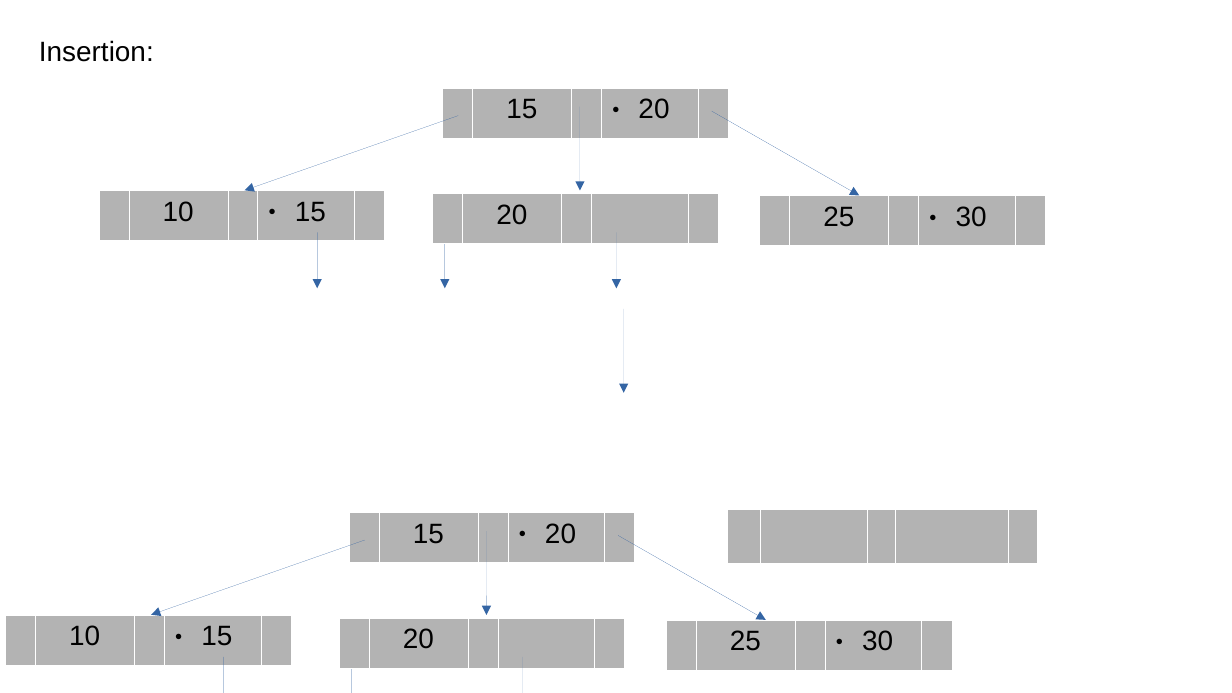
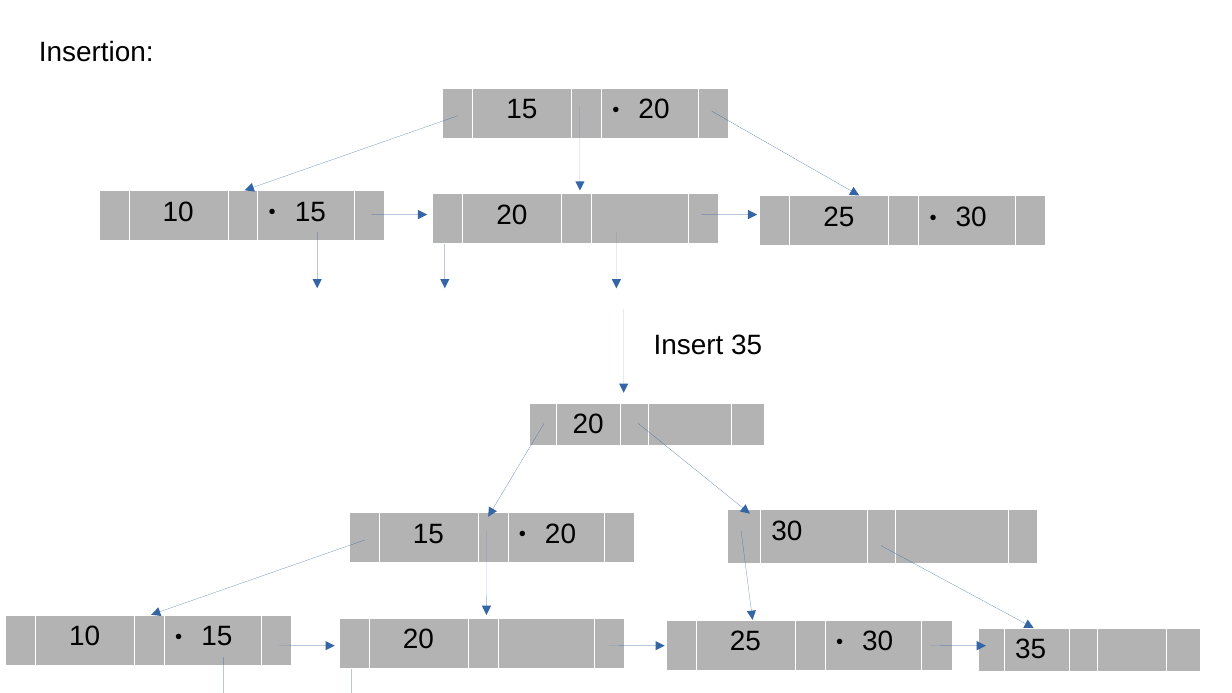
Before and after one commit to rajkumarananthu/workspace, a slide deck: slide 24 of GATE/images/gate_images.pptx. Drawn at 1232x693 pixels with LibreOffice and Linux fonts; fonts in the diff are those of the drawing. Boxes give left, top, right and bottom in pixels: in the first picture for what was removed or moved away, otherwise in the second. Text is boxed around its words. In the diff, an @@ line names an element or a change of style, - is before the commit and + after.

Commit message:
DBMS: File System - 4, added pictures for insertion

```diff
--- a/GATE/images/gate_images.pptx
+++ b/GATE/images/gate_images.pptx
@@ arrow added from (371, 215) to (427, 215), #3465A4 0 pt @@
@@ arrow added from (702, 215) to (758, 215), #3465A4 0 pt @@
@@ text added at <box>654,334,762,355</box>, 18 pt, text #000000 @@
+Insert 35
@@ table added at <box>529,402,765,445</box>, 1 rows, 5 columns @@
+ | 20 |  |  | 
@@ arrow added from (544, 424) to (489, 517), #3465A4 0 pt @@
@@ arrow added from (638, 424) to (750, 514), #3465A4 0 pt @@
@@ table removed at <box>728,510,1039,563</box>, 1 rows, 5 columns @@
- |  |  |  | 
@@ table added at <box>728,510,1039,563</box>, 1 rows, 5 columns @@
+ | 30 |  |  | 
@@ arrow moved from (618, 536) - (766, 620) to (741, 531) - (752, 620) @@
@@ arrow added from (881, 546) to (1034, 628), #3465A4 0 pt @@
@@ table added at <box>978,628,1201,671</box>, 1 rows, 5 columns @@
+ | 35 |  |  | 
@@ arrow added from (279, 646) to (335, 646), #3465A4 0 pt @@
@@ arrow removed from (523, 657) to (523, 693) @@
@@ arrow added from (609, 646) to (665, 646), #3465A4 0 pt @@
@@ arrow added from (930, 646) to (986, 646), #3465A4 0 pt @@
```
Also in this commit, not shown: 2 other slides changed, 6 other files.
